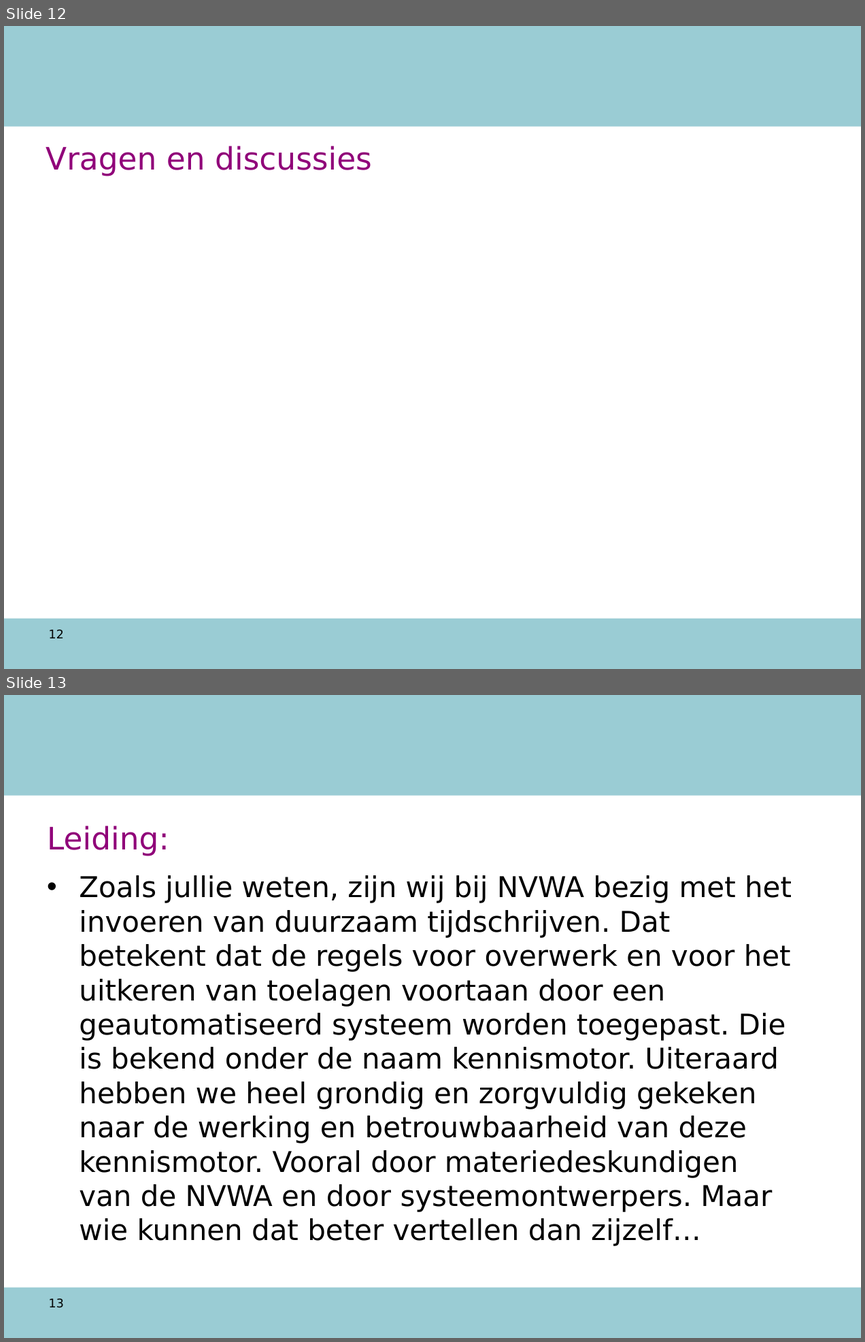
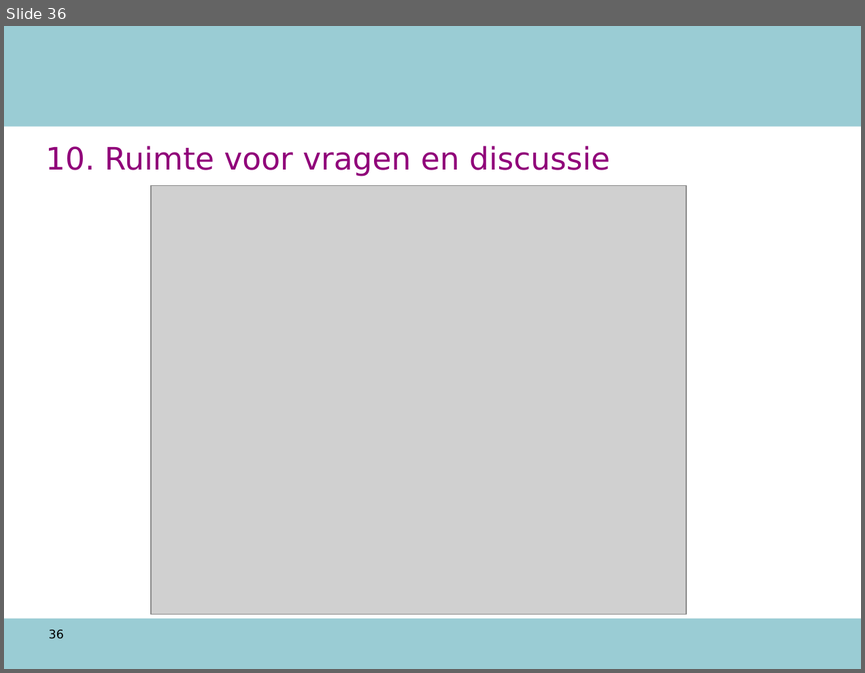
Before and after one commit to AmpersandTarski/ampersand-models, a slide deck: NVWA DTV/werkdocumenten/TO 12 augustus.ppt. Shown one above the other, each under a label of ours: slides 12 and 13 before the commit, slide 36 after it. The pictures are 865x1342 and 865x673 pixels, drawn with LibreOffice and Linux fonts; fonts in the diff are those of the drawing; grey boxes stand for pictures; background and template pictures are left out. Boxes give left, top, right and bottom in pixels: in the first picture for what was removed or moved away, otherwise in the second. Text is boxed around its words. In the diff, an @@ line names an element or a change of style, - is before the commit and + after.

```diff
--- a/NVWA DTV/werkdocumenten/TO 12 augustus.ppt
+++ b/NVWA DTV/werkdocumenten/TO 12 augustus.ppt
@@ slide 13 removed at box(4, 695, 861, 1338), background #FFFFFF; not listed: 2 template elements that a slide beside it also shows @@
@@ title removed at box(47, 826, 169, 856) @@
-Leiding:
@@ text removed at box(79, 875, 791, 1246) @@
-• Zoals jullie weten, zijn wij bij NVWA bezig met het invoeren van duurzaam tijdschrijven. Dat betekent dat de regels voor overwerk en voor het uitkeren van toelagen voortaan door een geautomatiseerd systeem worden toegepast. Die is bekend onder de naam kennismotor. Uiteraard hebben we heel grondig en zorgvuldig gekeken naar de werking en betrouwbaarheid van deze kennismotor. Vooral door materiedeskundigen van de NVWA en door systeemontwerpers. Maar wie kunnen dat beter vertellen dan zijzelf…
@@ page number removed at box(49, 1298, 64, 1308) @@
-13
@@ what was slide 12 is now slide 36 @@
@@ slide 36 changed as well @@
@@ title at box(45, 146, 610, 176): text changed @@
-Vragen en discussies
+10. Ruimte voor vragen en discussie
@@ picture added at box(152, 185, 686, 614) @@
@@ page number at box(49, 629, 64, 639): text changed @@
-12
+36
```
Also in this commit, not shown: 11 other slides changed, 24 slides added, 5 other slides removed, 1 other file.
